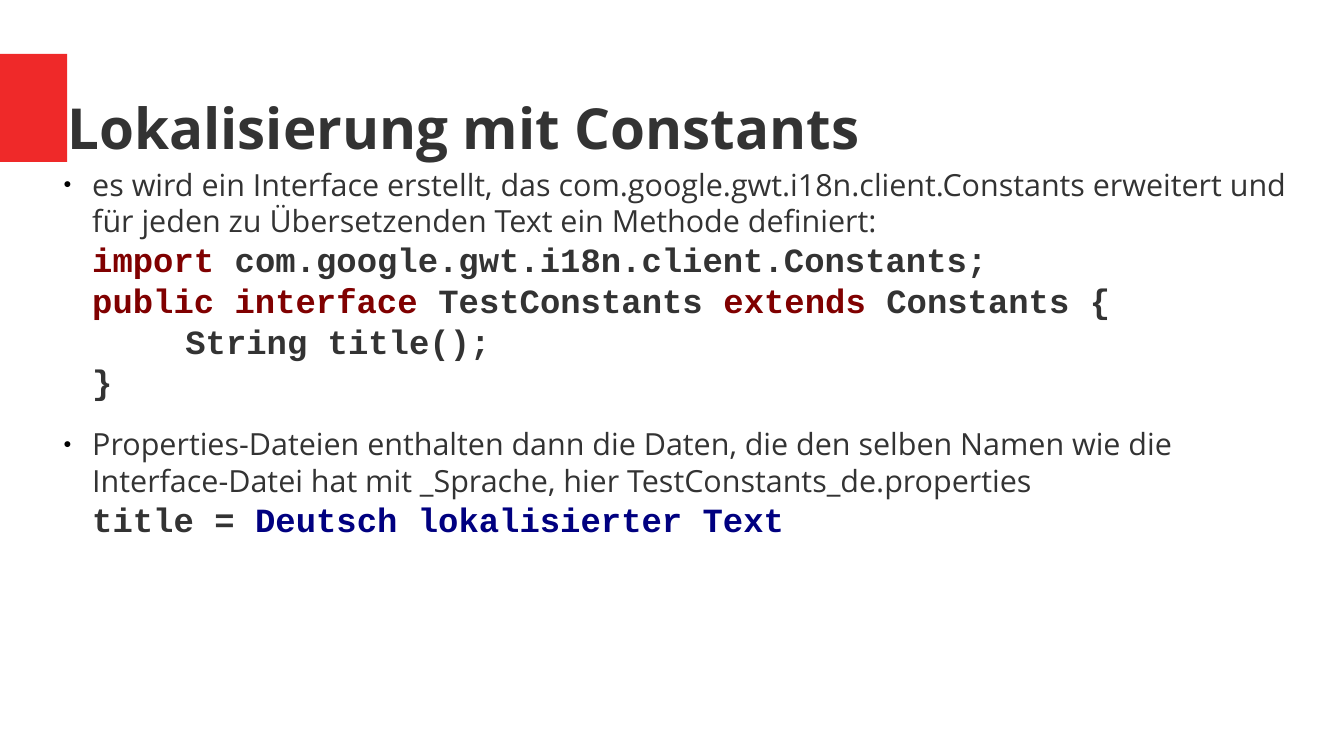
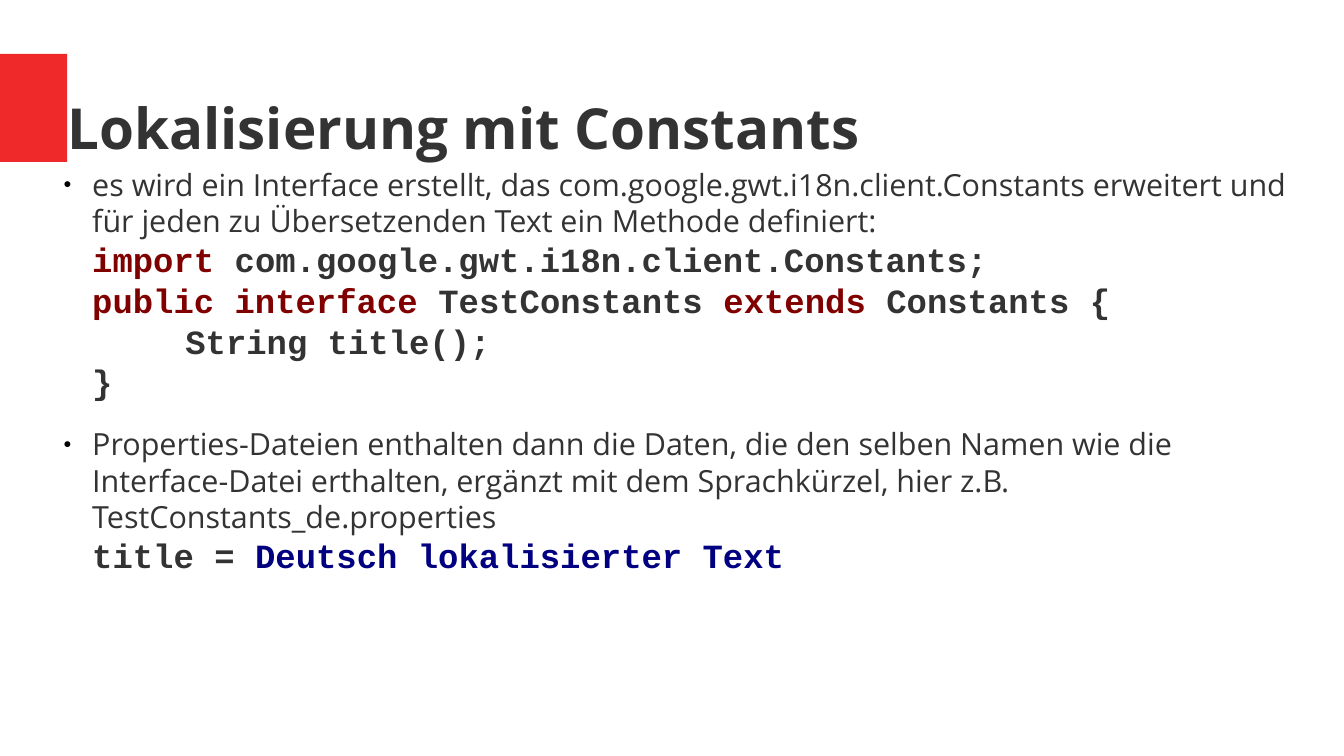
Before and after one commit to ManfredTremmel/gwtp-training, a slide deck: slide 46 of GWT-GWTP-Training_de.odp. Drawn at 1344x756 pixels with LibreOffice and Linux fonts; fonts in the diff are those of the drawing. Boxes give left, top, right and bottom in pixels: in the first picture for what was removed or moved away, otherwise in the second. Text is boxed around its words. In the diff, an @@ line names an element or a change of style, - is before the commit and + after.

```diff
--- a/GWT-GWTP-Training_de.odp
+++ b/GWT-GWTP-Training_de.odp
@@ text at (92, 432, 1171, 569): text changed @@
-● Properties-Dateien enthalten dann die Daten, die den selben Namen wie die Interface-Datei hat mit _Sprache, hier TestConstants_de.properties
-  title = Deutsch lokalisierter Text
+● Properties-Dateien enthalten dann die Daten, die den selben Namen wie die Interface-Datei erthalten, ergänzt mit dem Sprachkürzel, hier z.B. TestConstants_de.properties
+  title = Deutsch lokalisierter Text
```
Also in this commit, not shown: 2 other slides changed, 1 other file.
